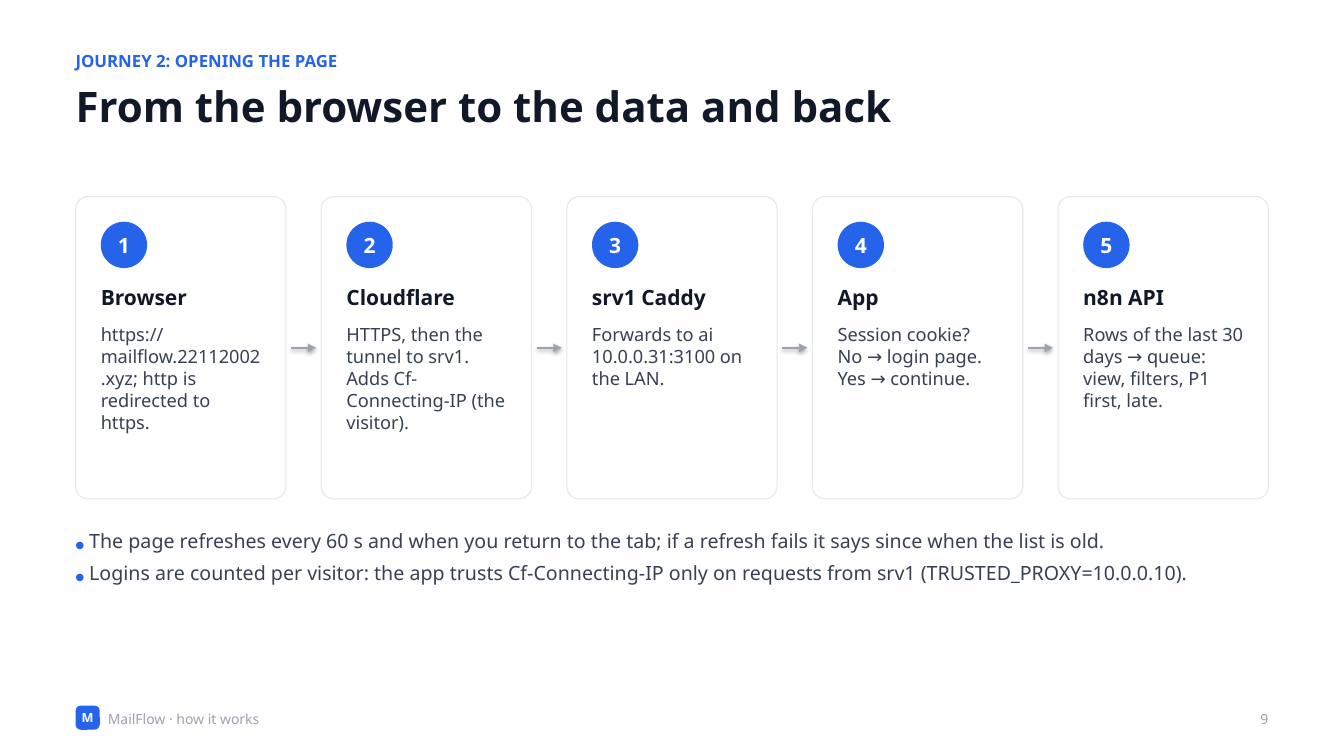
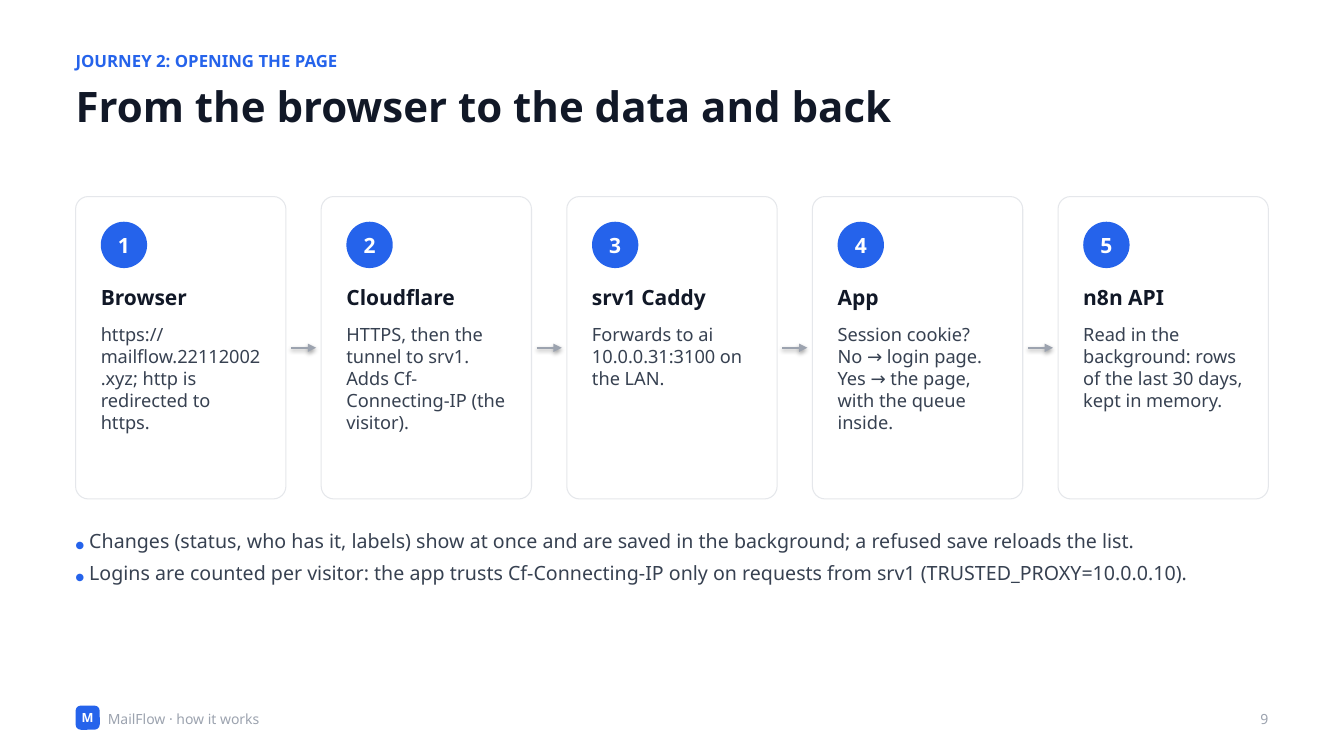
Before and after one commit to Olwethu-Dlamini/mailflow, a slide deck: slide 9 of deck/MailFlow-Technical.pptx. Drawn at 1344x756 pixels with LibreOffice and Linux fonts; fonts in the diff are those of the drawing. Boxes give left, top, right and bottom in pixels: in the first picture for what was removed or moved away, otherwise in the second. Text is boxed around its words. In the diff, an @@ line names an element or a change of style, - is before the commit and + after.

```diff
--- a/deck/MailFlow-Technical.pptx
+++ b/deck/MailFlow-Technical.pptx
@@ text at (x1=838, y1=327, x2=982, y2=429): text changed @@
-Session cookie? No → login page. Yes → continue.
+Session cookie? No → login page. Yes → the page, with the queue inside.
@@ text at (x1=1083, y1=327, x2=1242, y2=412): text changed @@
-Rows of the last 30 days → queue: view, filters, P1 first, late.
+Read in the background: rows of the last 30 days, kept in memory.
@@ text at (x1=89, y1=533, x2=1134, y2=553): text changed @@
-● The page refreshes every 60 s and when you return to the tab; if a refresh fails it says since when the list is old.
+● Changes (status, who has it, labels) show at once and are saved in the background; a refused save reloads the list.
```
Also in this commit, not shown: 1 other slide changed, 13 other files.
